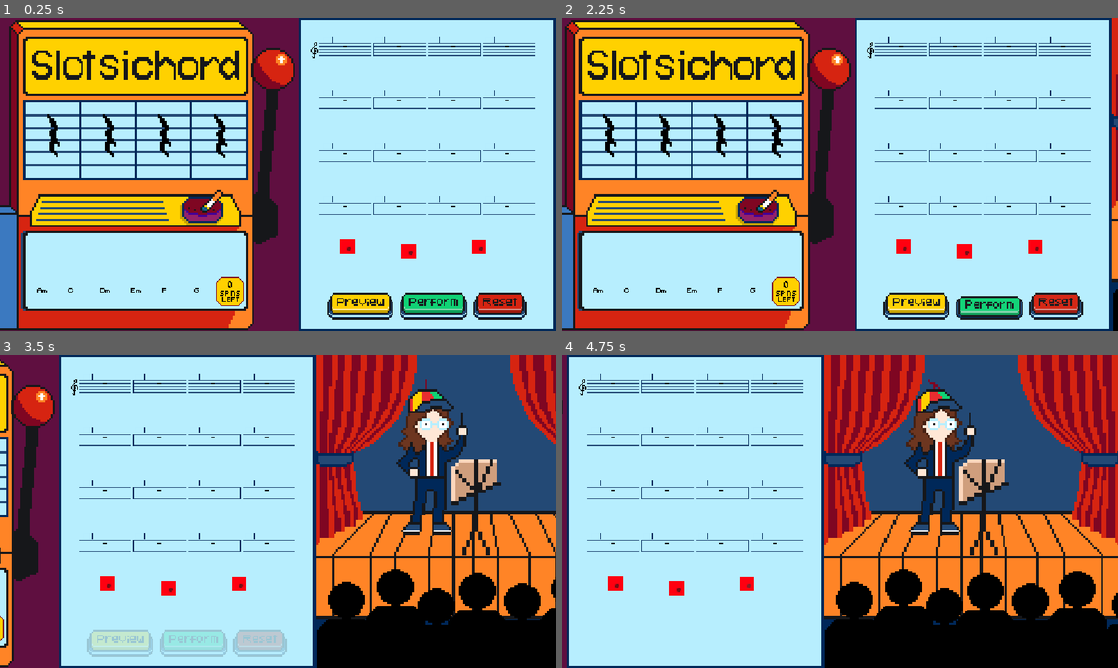
Above: before the commit, frames 1-4 (two rows, left to right).
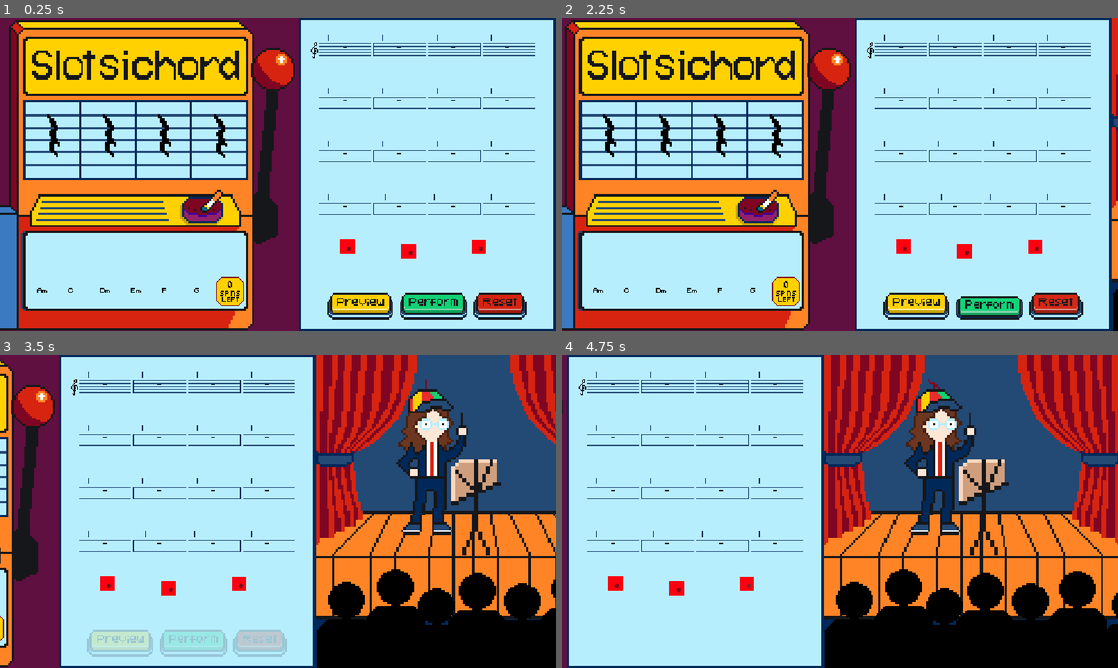
Above: after the commit, the same moments.

Repository: twhassall/slotsichord
Game: Godot game, scene res://scenes/actualScreens/MainScreen.tscn
Two runs of this game, one before a commit and one after it. Both use one fixed random seed, a clock stepped at 60 frames per second and the inputs below.
Inputs (mouse positions are in pixels of both pictures, inside the frame that each line leads up to):
- Up to frame 1 (0.25 s): no input
- Up to frame 2 (2.25 s): click (923, 305) at 0.5 s; click (923, 305) at 1.25 s; click (995, 305) at 2 s
- Up to frame 3 (3.5 s): click (272, 586) at 2.75 s
- Up to frame 4 (4.75 s): click (734, 589) at 3.5 s; click (751, 586) at 4.25 s

The runs differ from the first frame. In frame 1, 0.1% of the frame differs, in the area x 59-92%, y 5-59%; in frame 2, 0.1%; in frame 3, 0.2%, in the area x 15-49%, y 5-59%; in frame 4, 0.1%.

Commit message:
bar drop area and chord box spacing

Diff:
--- a/scenes/subScenes/ArrangementArea.tscn
+++ b/scenes/subScenes/ArrangementArea.tscn
@@ -158,10 +158,10 @@
 
 [node name="Line1" type="HBoxContainer" parent="Lines" unique_id=2119468458]
 layout_mode = 0
-offset_left = 9.0
-offset_top = 5.0
+offset_left = 9.000001
+offset_top = -19.0
 offset_right = 433.0
-offset_bottom = 55.0
+offset_bottom = 81.0
 scale = Vector2(1.0554388, 1)
 theme_override_constants/separation = 0
 
@@ -183,10 +183,10 @@
 
 [node name="Line2" type="HBoxContainer" parent="Lines" unique_id=742286735]
 layout_mode = 0
-offset_left = 9.0
-offset_top = 115.0
+offset_left = 9.000001
+offset_top = 88.0
 offset_right = 433.0
-offset_bottom = 165.0
+offset_bottom = 188.0
 scale = Vector2(1.055, 1.055)
 theme_override_constants/separation = 0
 
@@ -208,10 +208,10 @@
 
 [node name="Line3" type="HBoxContainer" parent="Lines" unique_id=1860241623]
 layout_mode = 0
-offset_left = 9.0
-offset_top = 225.0
+offset_left = 9.000001
+offset_top = 198.0
 offset_right = 433.0
-offset_bottom = 275.0
+offset_bottom = 298.0
 scale = Vector2(1.055, 1.055)
 theme_override_constants/separation = 0
 
@@ -233,10 +233,10 @@
 
 [node name="Line4" type="HBoxContainer" parent="Lines" unique_id=241021127]
 layout_mode = 0
-offset_left = 9.0
-offset_top = 335.0
+offset_left = 9.000001
+offset_top = 308.00003
 offset_right = 433.0
-offset_bottom = 385.0
+offset_bottom = 408.00003
 scale = Vector2(1.055, 1.055)
 theme_override_constants/separation = 0
 
@@ -313,52 +313,52 @@
 [node name="ChordBoxes" type="Node2D" parent="." unique_id=955453880]
 
 [node name="ChordBox" parent="ChordBoxes" unique_id=1140346968 instance=ExtResource("8_etmuu")]
-position = Vector2(30, 10)
+position = Vector2(21, 6)
 
 [node name="ChordBox2" parent="ChordBoxes" unique_id=692969031 instance=ExtResource("8_etmuu")]
-position = Vector2(136, 10)
+position = Vector2(133, 6)
 
 [node name="ChordBox3" parent="ChordBoxes" unique_id=2086352339 instance=ExtResource("8_etmuu")]
-position = Vector2(250, 10)
+position = Vector2(246, 6)
 
 [node name="ChordBox4" parent="ChordBoxes" unique_id=1567835941 instance=ExtResource("8_etmuu")]
-position = Vector2(364, 10)
+position = Vector2(359, 6)
 
 [node name="ChordBox5" parent="ChordBoxes" unique_id=2059744264 instance=ExtResource("8_etmuu")]
-position = Vector2(30, 120)
+position = Vector2(21, 116)
 
 [node name="ChordBox6" parent="ChordBoxes" unique_id=2047655441 instance=ExtResource("8_etmuu")]
-position = Vector2(136, 120)
+position = Vector2(133, 116)
 
 [node name="ChordBox7" parent="ChordBoxes" unique_id=343264016 instance=ExtResource("8_etmuu")]
-position = Vector2(250, 120)
+position = Vector2(246, 116)
 
 [node name="ChordBox8" parent="ChordBoxes" unique_id=1959128089 instance=ExtResource("8_etmuu")]
-position = Vector2(364, 120)
+position = Vector2(359, 116)
 
 [node name="ChordBox9" parent="ChordBoxes" unique_id=1624565776 instance=ExtResource("8_etmuu")]
-position = Vector2(30, 230)
+position = Vector2(21, 226)
 
 [node name="ChordBox10" parent="ChordBoxes" unique_id=489111240 instance=ExtResource("8_etmuu")]
-position = Vector2(136, 230)
+position = Vector2(133, 226)
 
 [node name="ChordBox11" parent="ChordBoxes" unique_id=147017222 instance=ExtResource("8_etmuu")]
-position = Vector2(250, 230)
+position = Vector2(246, 226)
 
 [node name="ChordBox12" parent="ChordBoxes" unique_id=200373850 instance=ExtResource("8_etmuu")]
-position = Vector2(364, 230)
+position = Vector2(359, 226)
 
 [node name="ChordBox13" parent="ChordBoxes" unique_id=73240513 instance=ExtResource("8_etmuu")]
-position = Vector2(30, 340)
+position = Vector2(21, 336)
 
 [node name="ChordBox14" parent="ChordBoxes" unique_id=1274809829 instance=ExtResource("8_etmuu")]
-position = Vector2(136, 340)
+position = Vector2(138, 336)
 
 [node name="ChordBox15" parent="ChordBoxes" unique_id=352942505 instance=ExtResource("8_etmuu")]
-position = Vector2(250, 340)
+position = Vector2(241, 336)
 
 [node name="ChordBox16" parent="ChordBoxes" unique_id=1845585341 instance=ExtResource("8_etmuu")]
-position = Vector2(364, 340)
+position = Vector2(359, 336)
 
 [node name="LowSpeed" type="Sprite2D" parent="." unique_id=100270160]
 position = Vector2(69, 438)
--- a/scenes/subScenes/BarSlot.tscn
+++ b/scenes/subScenes/BarSlot.tscn
@@ -19,5 +19,5 @@
 script = ExtResource("1_2b17l")
 
 [node name="Rest" type="Sprite2D" parent="." unique_id=1649063362]
-position = Vector2(53, 19)
+position = Vector2(53, 45)
 texture = ExtResource("2_7auiu")
